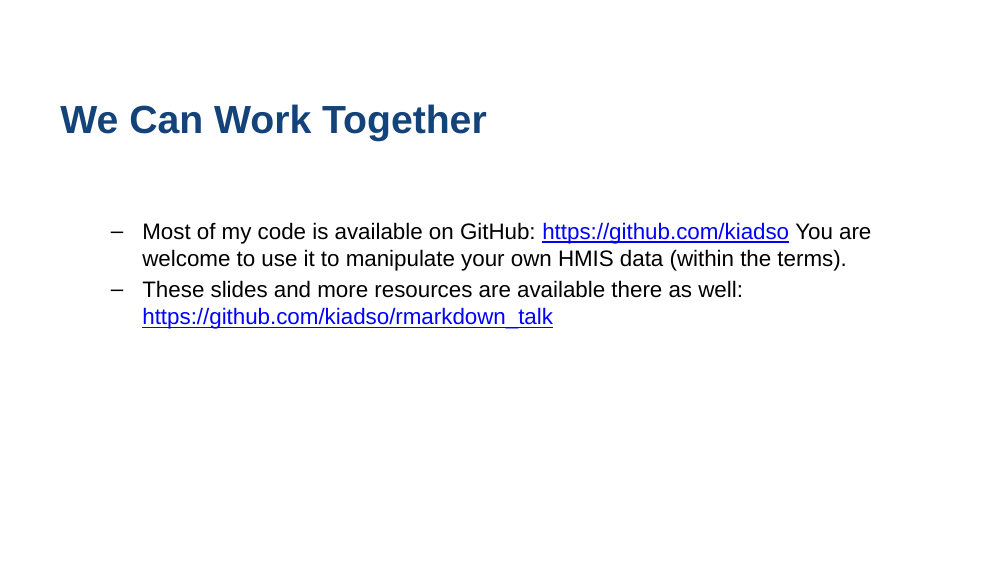
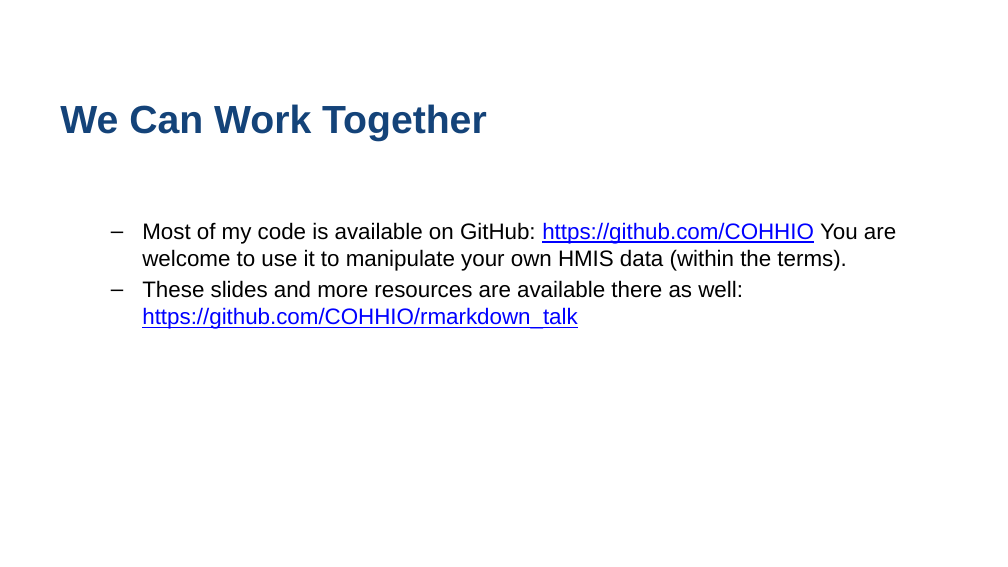
Before and after one commit to COHHIO/rmarkdown_talk, a slide deck: slide 21 of NHSDC RMarkdown.pptx. Drawn at 1008x567 pixels with LibreOffice and Linux fonts; fonts in the diff are those of the drawing; background and template pictures are left out. Boxes give left, top, right and bottom in pixels: in the first picture for what was removed or moved away, otherwise in the second. Text is boxed around its words. In the diff, an @@ line names an element or a change of style, - is before the commit and + after.

```diff
--- a/NHSDC RMarkdown.pptx
+++ b/NHSDC RMarkdown.pptx
@@ text at [142,222,896,329]: text changed @@
-  – Most of my code is available on GitHub: https://github.com/kiadso You are welcome to use it to manipulate your own HMIS data (within the terms).
-  – These slides and more resources are available there as well: https://github.com/kiadso/rmarkdown_talk
+  – Most of my code is available on GitHub: https://github.com/COHHIO You are welcome to use it to manipulate your own HMIS data (within the terms).
+  – These slides and more resources are available there as well: https://github.com/COHHIO/rmarkdown_talk
```
Also in this commit, not shown: 1 other slide changed.
